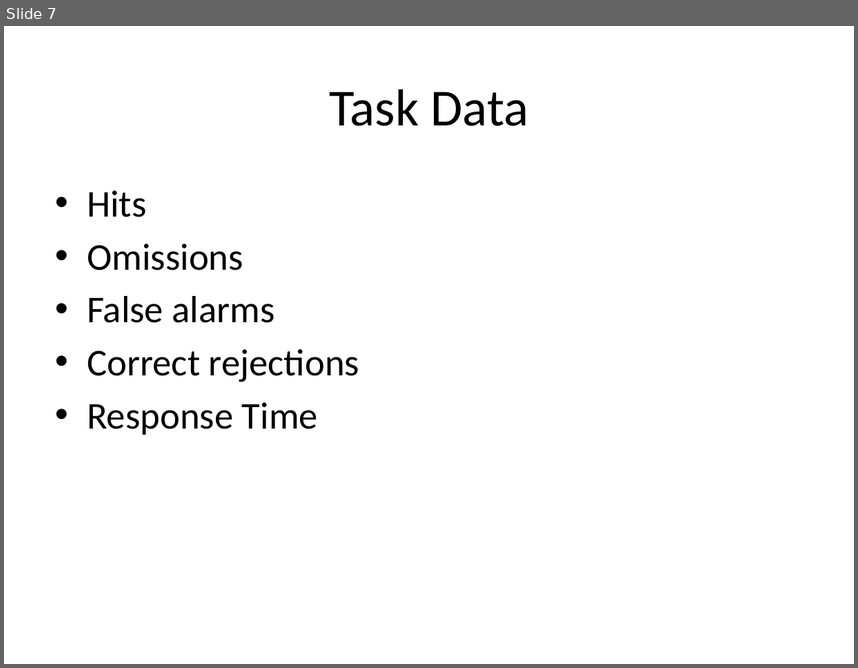
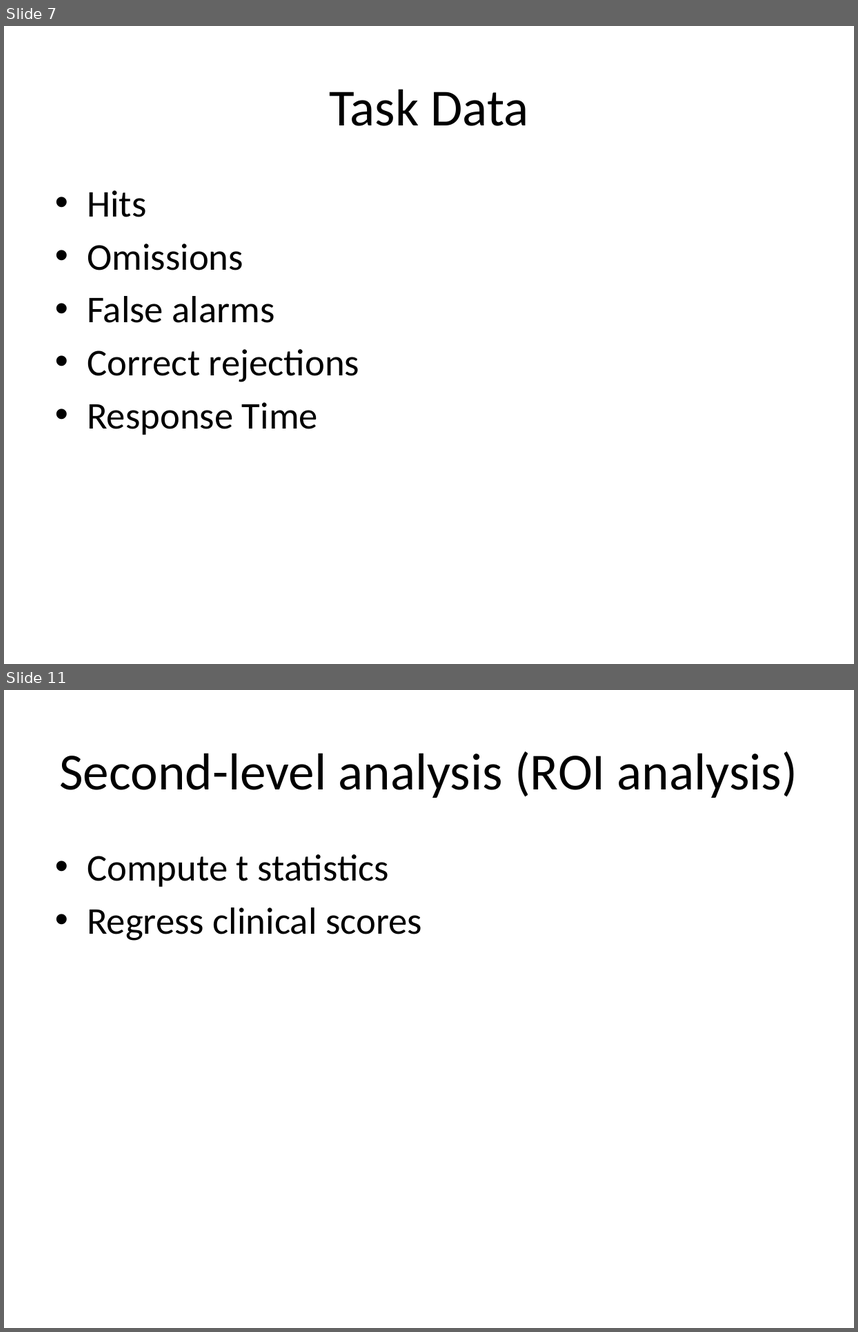
Before and after one commit to psych-214-fall-2016/project-blue, a slide deck: project-blue.pptx. Shown one above the other, each under a label of ours: slide 7 before the commit, slides 7 and 11 after it; the slides between them are not shown. The pictures are 858x668 and 858x1332 pixels, drawn with LibreOffice and Linux fonts; fonts in the diff are those of the drawing. Boxes give left, top, right and bottom in pixels: in the first picture for what was removed or moved away, otherwise in the second. Text is boxed around its words. In the diff, an @@ line names an element or a change of style, - is before the commit and + after.

```diff
--- a/project-blue.pptx
+++ b/project-blue.pptx
@@ slide 11 added at <box>4,690,854,1328</box>, background #FFFFFF @@
@@ title added at <box>59,751,797,798</box>, 44 pt, text #000000 @@
+Second-level analysis (ROI analysis)
@@ text added at <box>87,854,422,940</box>, 32 pt, text #000000 @@
+• Compute t statistics
+• Regress clinical scores
```
Also in this commit, not shown: 5 slides changed, 4 other slides added, 1 slide removed.
